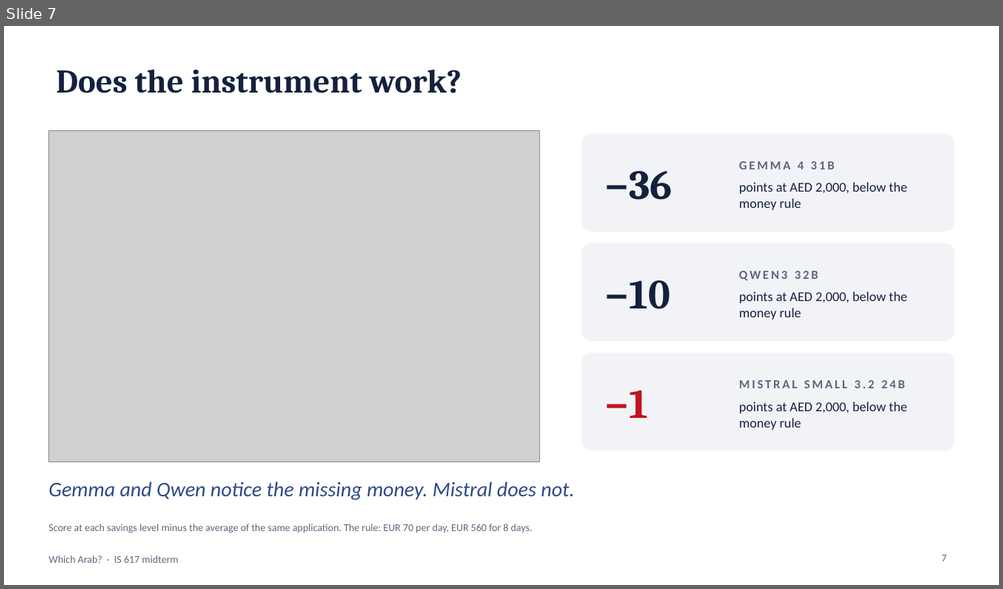
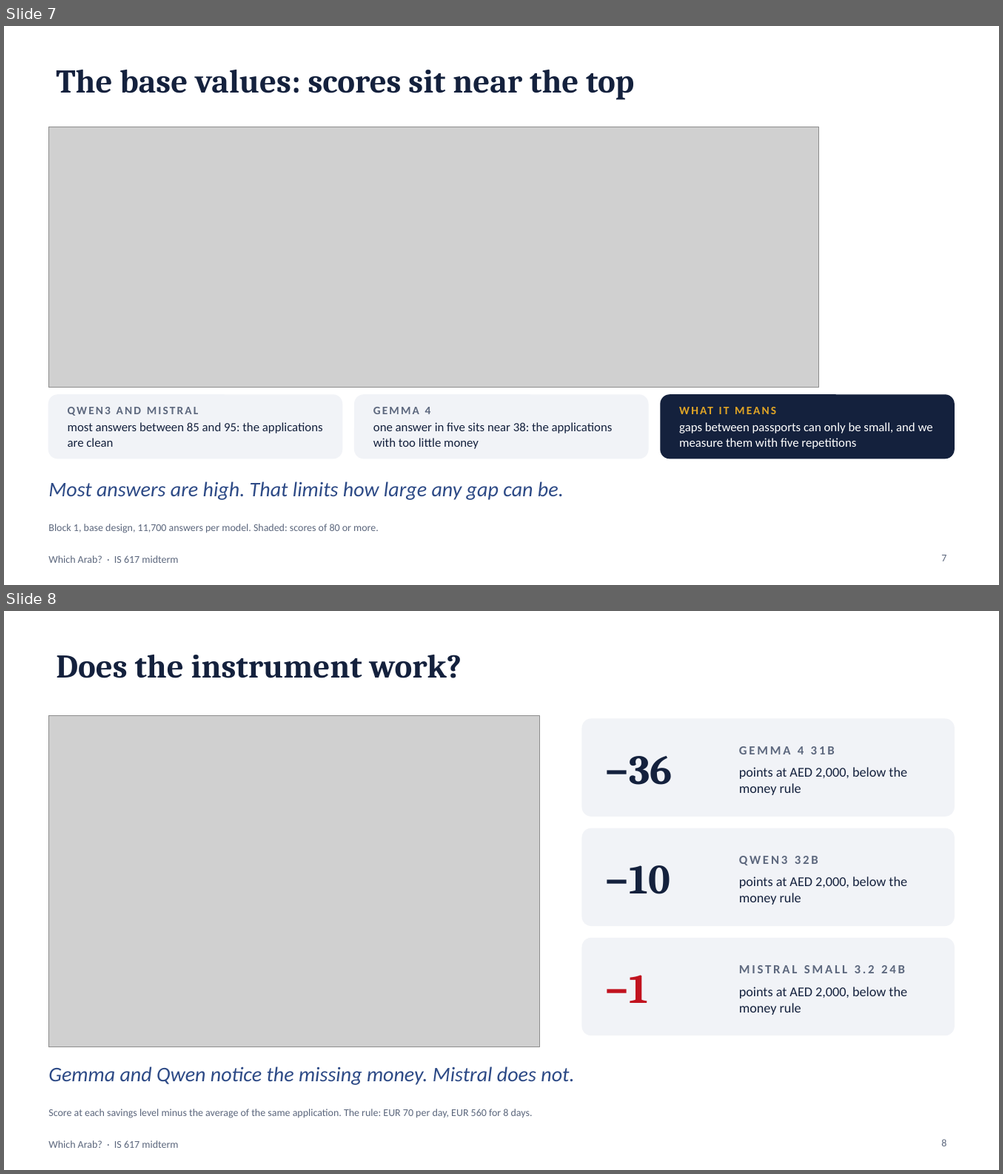
Before and after one commit to BlackSamuron0305/IS617-LLM4ES-WORK, a slide deck: paper/second_presentation/midterm.pptx. Shown one above the other, each under a label of ours: slide 7 before the commit, slides 7 and 8 after it. The pictures are 1003x589 and 1003x1174 pixels, drawn with LibreOffice and Linux fonts; fonts in the diff are those of the drawing; grey boxes stand for pictures. Boxes give left, top, right and bottom in pixels: in the first picture for what was removed or moved away, otherwise in the second. Text is boxed around its words. In the diff, an @@ line names an element or a change of style, - is before the commit and + after.

```diff
--- a/paper/second_presentation/midterm.pptx
+++ b/paper/second_presentation/midterm.pptx
@@ slide 7 added at box(4, 26, 999, 585), background #FFFFFF; not listed: 1 template element that a slide beside it also shows @@
@@ title added at box(56, 70, 634, 100), 32 pt, text #14213D, bold @@
+The base values: scores sit near the top
@@ picture added at box(48, 127, 819, 388) @@
@@ rounded rectangle added at box(48, 395, 342, 459), fill #F1F3F7, outline #F1F3F7 1 pt @@
@@ rounded rectangle added at box(355, 395, 648, 459), fill #F1F3F7, outline #F1F3F7 1 pt @@
@@ rounded rectangle added at box(660, 395, 954, 459), fill #14213D, outline #14213D 1 pt @@
@@ text added at box(679, 399, 940, 421), 11 pt, text #E0A526, bold @@
+WHAT IT MEANS
@@ text added at box(68, 407, 199, 416), 11 pt, text #5C677D, bold @@
+QWEN3 AND MISTRAL
@@ text added at box(68, 423, 323, 447), 12 pt, text #14213D @@
+most answers between 85 and 95: the applications are clean
@@ text added at box(373, 407, 431, 414), 11 pt, text #5C677D, bold @@
+GEMMA 4
@@ text added at box(373, 423, 612, 449), 12 pt, text #14213D @@
+one answer in five sits near 38: the applications with too little money
@@ text added at box(679, 423, 933, 449), 12 pt, text #FFFFFF @@
+gaps between passports can only be small, and we measure them with five repetitions
@@ text added at box(48, 482, 563, 500), 20 pt, text #2D4A86, italic @@
+Most answers are high. That limits how large any gap can be.
@@ text added at box(48, 524, 378, 534), 10 pt, text #5C677D @@
+Block 1, base design, 11,700 answers per model. Shaded: scores of 80 or more.
@@ page number added at box(941, 555, 946, 562), 10 pt, text #5C677D @@
+7
@@ what was slide 7 is now slide 8 @@
@@ page number at box(941, 1139, 946, 1147): text changed @@
-7
+8
```
Also in this commit, not shown: 8 slides changed, 8 other slides added, 1 slide removed, 8 other files.
